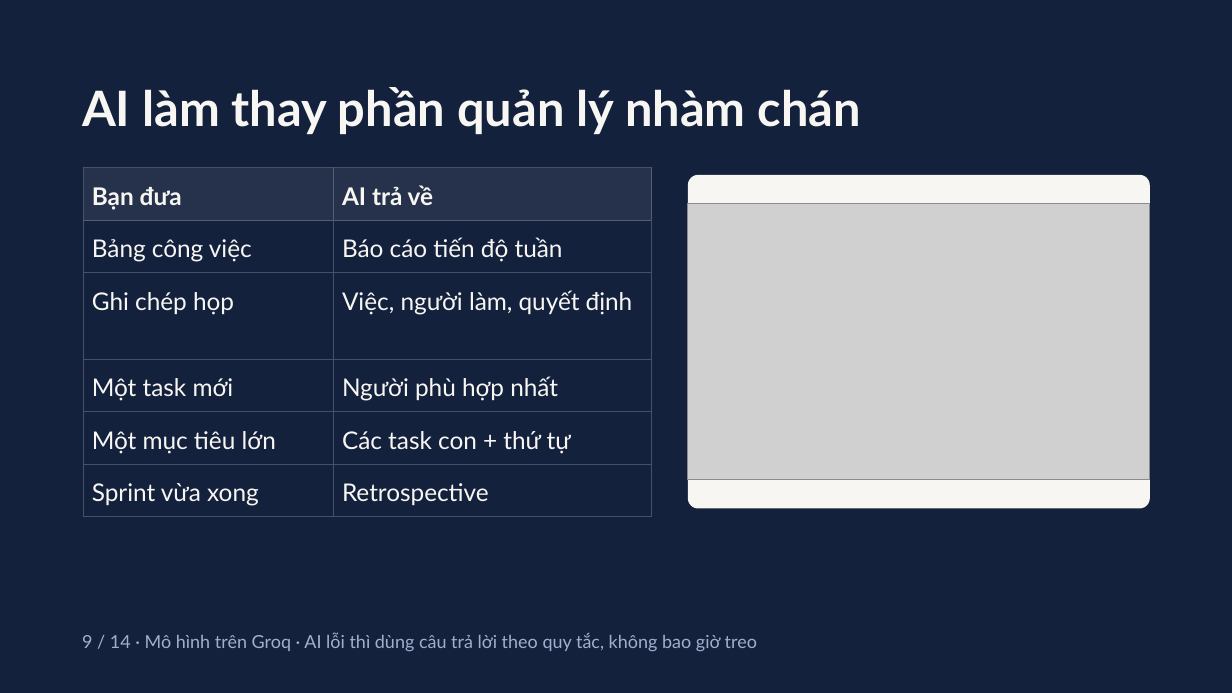
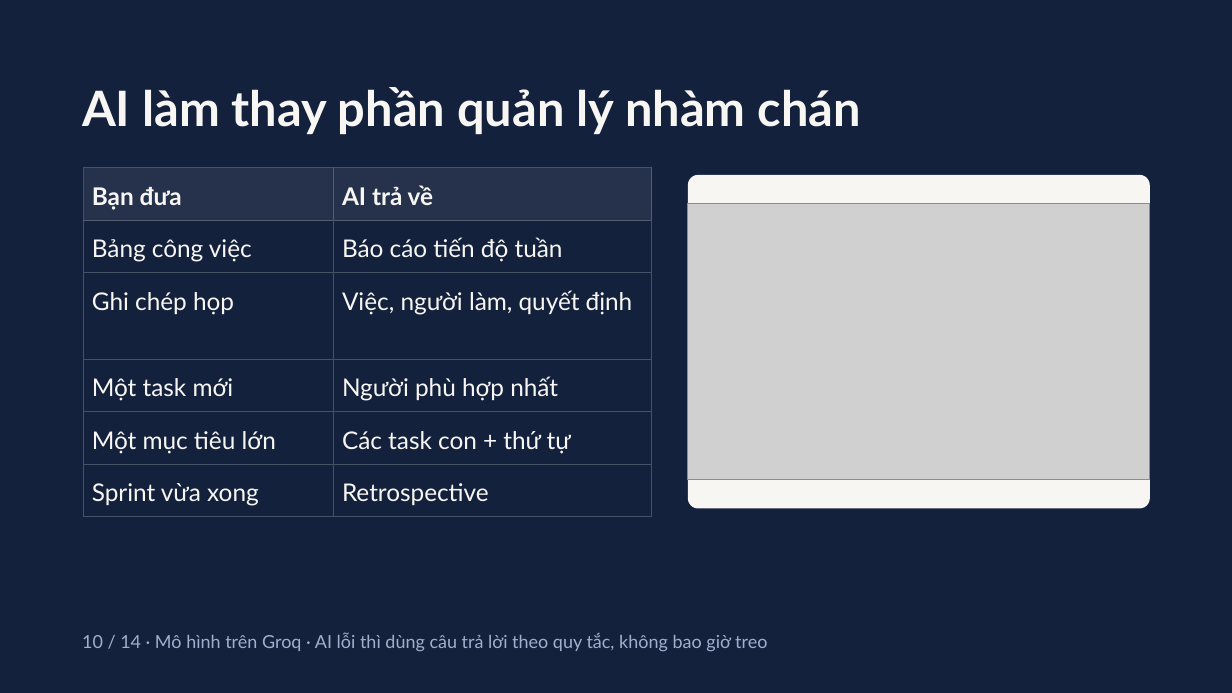
Before and after one commit to tupm2006/koshi, a slide deck: slide 10 of report/Slides-VI.pptx (slide 9 before the commit). Drawn at 1232x693 pixels with LibreOffice and Linux fonts; fonts in the diff are those of the drawing; grey boxes stand for pictures. Boxes give left, top, right and bottom in pixels: in the first picture for what was removed or moved away, otherwise in the second. Text is boxed around its words. In the diff, an @@ line names an element or a change of style, - is before the commit and + after.

```diff
--- a/report/Slides-VI.pptx
+++ b/report/Slides-VI.pptx
@@ text at (x1=82, y1=633, x2=767, y2=651): text changed @@
-9 / 14 · Mô hình trên Groq · AI lỗi thì dùng câu trả lời theo quy tắc, không bao giờ treo
+10 / 14 · Mô hình trên Groq · AI lỗi thì dùng câu trả lời theo quy tắc, không bao giờ treo
```
Also in this commit, not shown: 3 other slides changed, 7 slides added, 7 slides removed, 1 other file.
